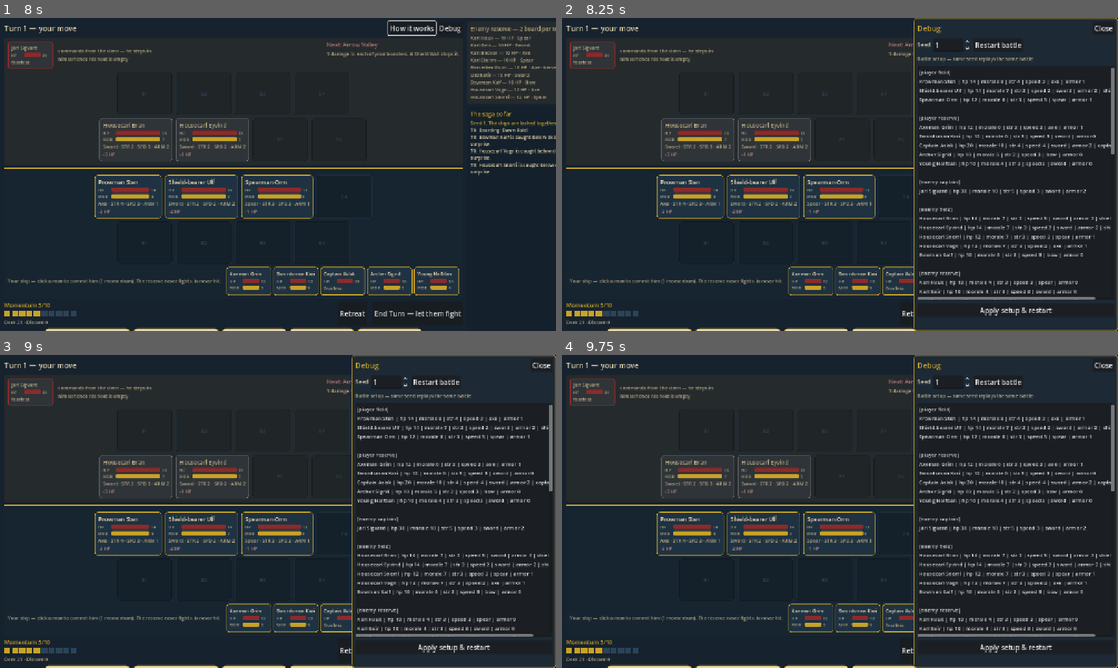
Above: before the commit, frames 1-4 (two rows, left to right).
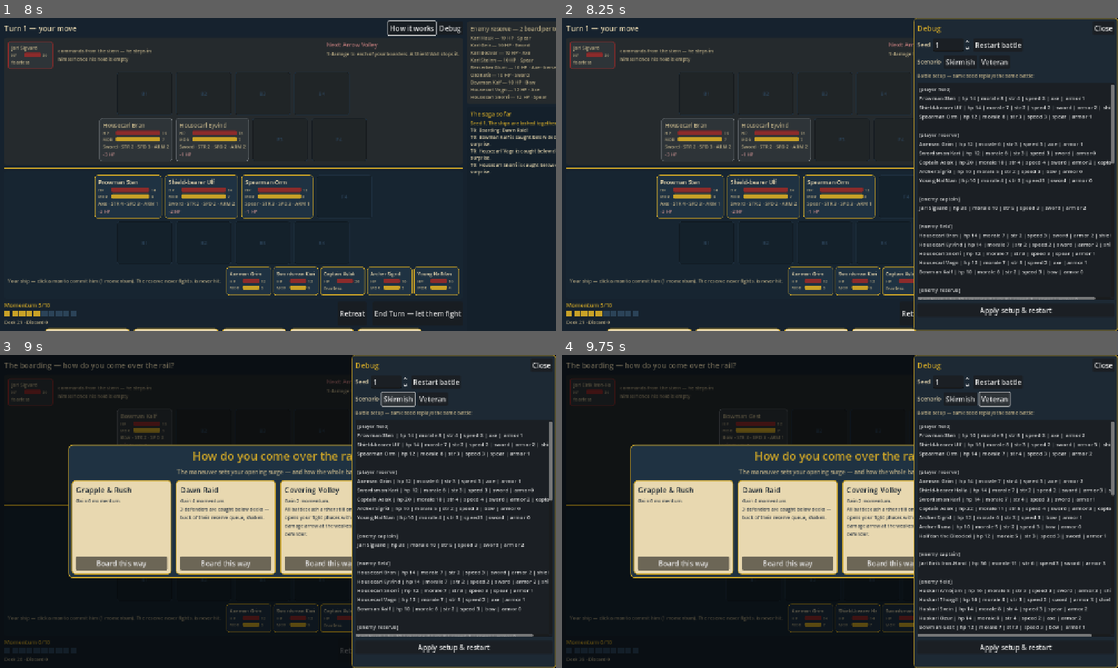
Above: after the commit, the same moments.

Repository: Tonttu84/vikingGame
Game: Godot game, scene res://src/ui/battle_ui.tscn
Same seed, same stepped clock (60 frames per second), same inputs: the game is played once before the commit and once after it.
Inputs (mouse positions are in pixels of both pictures, inside the frame that each line leads up to):
- Up to frame 1 (8 s): click "How it works" at 0.5 s; click "Debug" at 1.25 s; click "Board this way" at 2 s; click "Retreat" at 2.75 s; click "End Turn — let them fight" at 3.5 s; click "Retreat" at 4.25 s; click "Fight again (seed 1)" at 5 s; click "Board this way" at 5.75 s; click "How it works" at 6.5 s; click "OK" at 7.25 s
- Up to frame 2 (8.25 s): click "Debug" at 8 s
- Up to frame 3 (9 s): click (400, 398) at 8.75 s, where only the run after the commit has a clickable "Skirmish"
- Up to frame 4 (9.75 s): click (995, 398) at 9.5 s, where only the run after the commit has a clickable "Veteran"

Frame 1 is identical in both runs. In frame 2, 6.3% of the frame differs, in the area x 64-100%, y 12-90%; in frame 3, 59%; in frame 4, 59%, in the area x 0-100%, y 0-100%.

Commit message:
The outcome screen names the fallen; the debug panel loads scenarios
The butcher's bill gets faces: the outcome screen lists the dead by name
and, separately, the men who fled shaken — deaths should read as lasting
losses before the raid loop makes them so. The debug panel gains one
button per registered scenario that loads its RosterText into the editor
and restarts, so the veteran raid is playable without hand-editing.

Co-Authored-By: Claude <noreply@anthropic.com>
Claude-Session: https://claude.ai/code/session_01JEyG5wLrf5xPjouWHRLAVf

Diff:
--- a/src/ui/battle_ui.gd
+++ b/src/ui/battle_ui.gd
@@ -365,10 +365,23 @@
 		"STALEMATE": "Both crews stand bloodied at the rail. Nothing is settled.",
 	}
 	_outcome_title.text = titles.get(result["outcome"], result["outcome"])
-	_outcome_body.text = "%s\n\nTurns: %d\nCrew dead: %d · fled: %d · standing: %d\nEnemies slain: %d · routed: %d" % [
+	var body := "%s\n\nTurns: %d\nCrew dead: %d · fled: %d · standing: %d\nEnemies slain: %d · routed: %d" % [
 			flavor.get(result["outcome"], ""), result["turns"], result["player_dead"],
 			result["player_fled"], result["player_survivors"],
 			result["enemy_dead"], result["enemy_routed"]]
+	# The butcher's bill by name: crew is permanent once the raid loop lands,
+	# so the outcome screen already treats every death as a lasting loss.
+	if not engine.state.player_dead.is_empty():
+		var fallen: Array[String] = []
+		for c: Character in engine.state.player_dead:
+			fallen.append(c.display_name)
+		body += "\n\nThe fallen: %s." % ", ".join(fallen)
+	if not engine.state.player_fled.is_empty():
+		var fled: Array[String] = []
+		for c: Character in engine.state.player_fled:
+			fled.append(c.display_name)
+		body += "\nFled, shaken: %s." % ", ".join(fled)
+	_outcome_body.text = body
 	_outcome_again.text = "Fight again (seed %d)" % battle_seed
 	_outcome_layer.visible = true
 
--- a/src/ui/debug_panel.gd
+++ b/src/ui/debug_panel.gd
@@ -55,6 +55,16 @@
 	seed_row.add_child(restart)
 	box.add_child(seed_row)
 
+	var scenario_row := HBoxContainer.new()
+	scenario_row.add_theme_constant_override("separation", 6)
+	scenario_row.add_child(UIPalette.label("Scenario", UIPalette.FONT_BODY))
+	for id in Scenarios.scenario_ids():
+		var load_button := Button.new()
+		load_button.text = id.capitalize()
+		load_button.pressed.connect(_on_load_scenario.bind(id))
+		scenario_row.add_child(load_button)
+	box.add_child(scenario_row)
+
 	box.add_child(UIPalette.label("Battle setup — same seed replays the same battle:",
 			UIPalette.FONT_SMALL, UIPalette.PARCHMENT_DIM))
 	_roster_edit = TextEdit.new()
@@ -87,6 +97,11 @@
 	battle_ui.start_battle()
 
 
+func _on_load_scenario(id: String) -> void:
+	_roster_edit.text = RosterText.serialize(Scenarios.by_id(id))
+	_on_apply()
+
+
 func _on_apply() -> void:
 	var parsed := RosterText.parse(_roster_edit.text)
 	if not parsed["errors"].is_empty():
